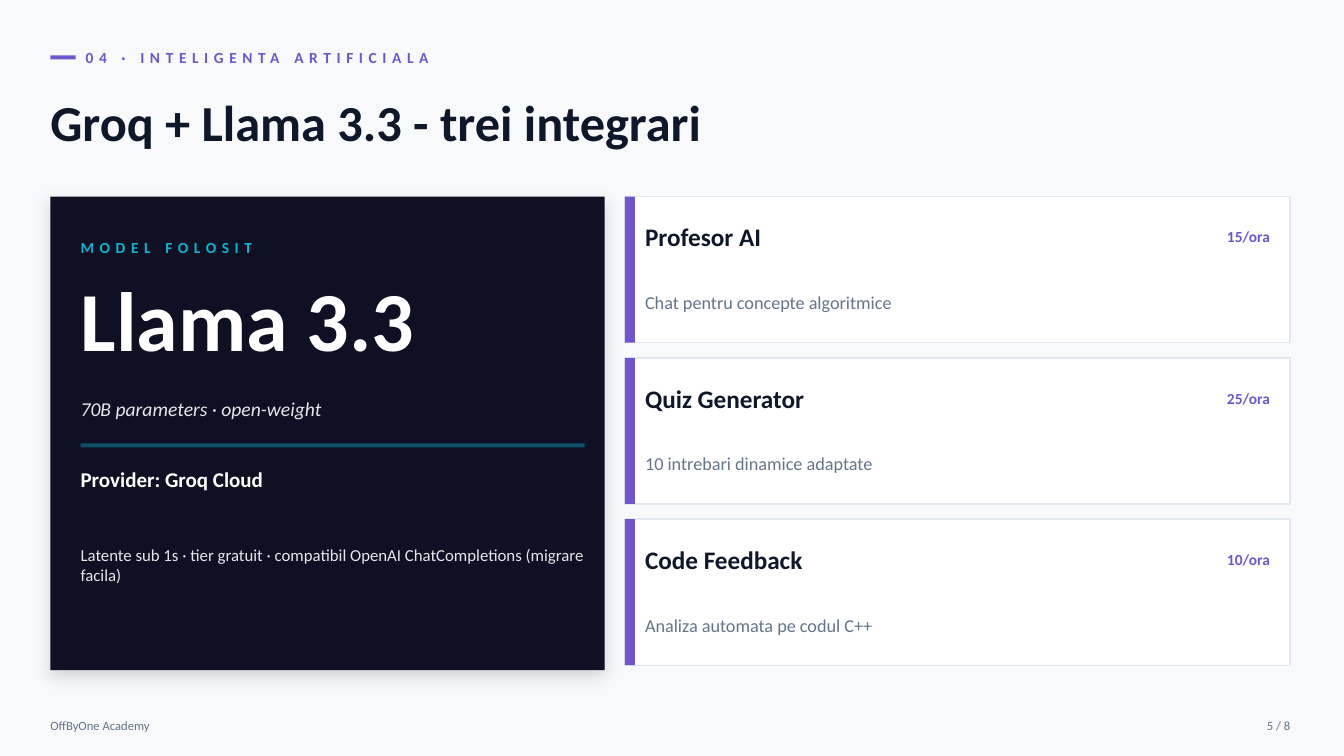
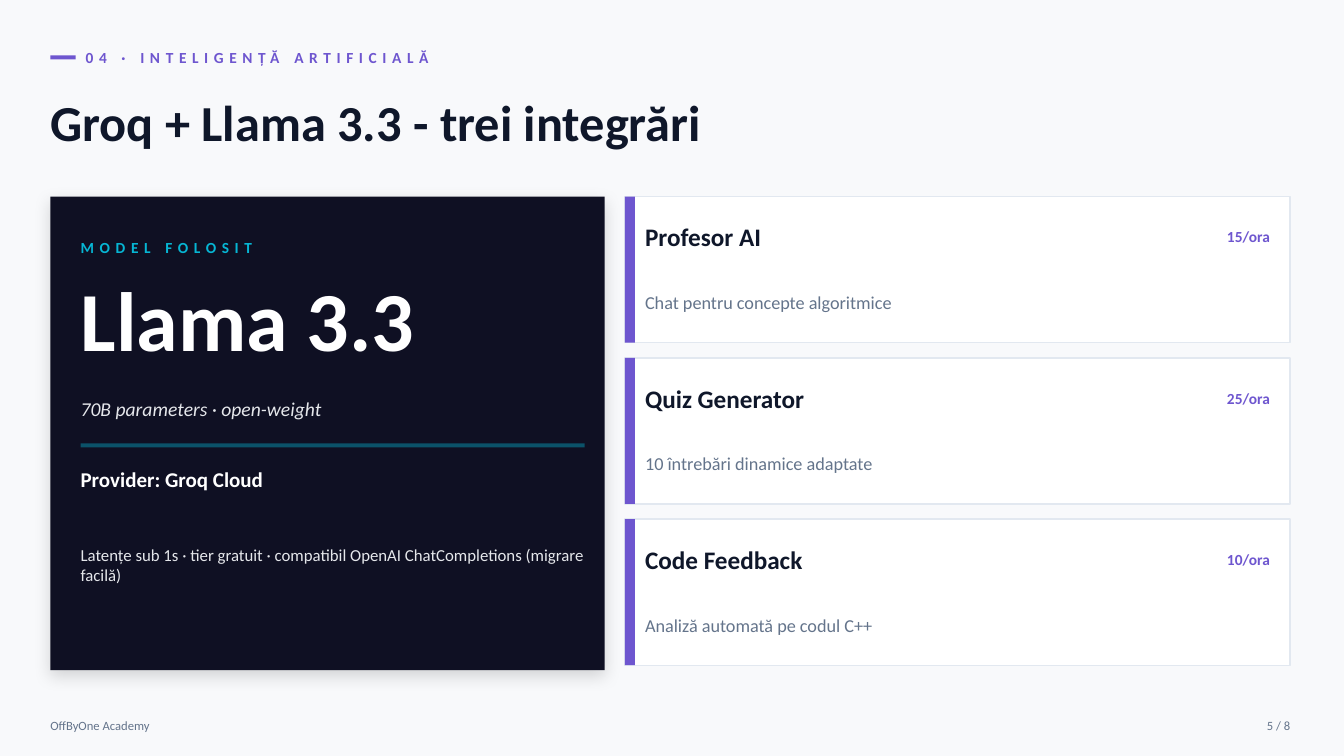
Before and after one commit to Sulf223/SImp, a slide deck: slide 5 of Prezentare_OffByOne_Scurta.pptx. Drawn at 1344x756 pixels with LibreOffice and Linux fonts; fonts in the diff are those of the drawing. Boxes give left, top, right and bottom in pixels: in the first picture for what was removed or moved away, otherwise in the second. Text is boxed around its words. In the diff, an @@ line names an element or a change of style, - is before the commit and + after.

```diff
--- a/Prezentare_OffByOne_Scurta.pptx
+++ b/Prezentare_OffByOne_Scurta.pptx
@@ text at bbox=[86, 50, 428, 66]: text changed @@
-04 · INTELIGENTA ARTIFICIALA
+04 · INTELIGENȚĂ ARTIFICIALĂ
@@ text at bbox=[50, 105, 701, 150]: text changed @@
-Groq + Llama 3.3 - trei integrari
+Groq + Llama 3.3 - trei integrări
@@ text at bbox=[645, 457, 873, 473]: text changed @@
-10 intrebari dinamice adaptate
+10 întrebări dinamice adaptate
@@ text at bbox=[81, 549, 584, 583]: text changed @@
-Latente sub 1s · tier gratuit · compatibil OpenAI ChatCompletions (migrare facila)
+Latențe sub 1s · tier gratuit · compatibil OpenAI ChatCompletions (migrare facilă)
@@ text at bbox=[645, 619, 872, 635]: text changed @@
-Analiza automata pe codul C++
+Analiză automată pe codul C++
```
Also in this commit, not shown: 5 other slides changed, 1 slide added, 2 slides removed, 20 other files.
